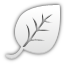
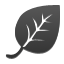
Layers edited between the first and the second 64px x 64px image:
moved "Layer #1" above "Layer", painted on it over (3, 1, 64, 63)
hid "Layer", painted on it over (5, 5, 60, 59)
